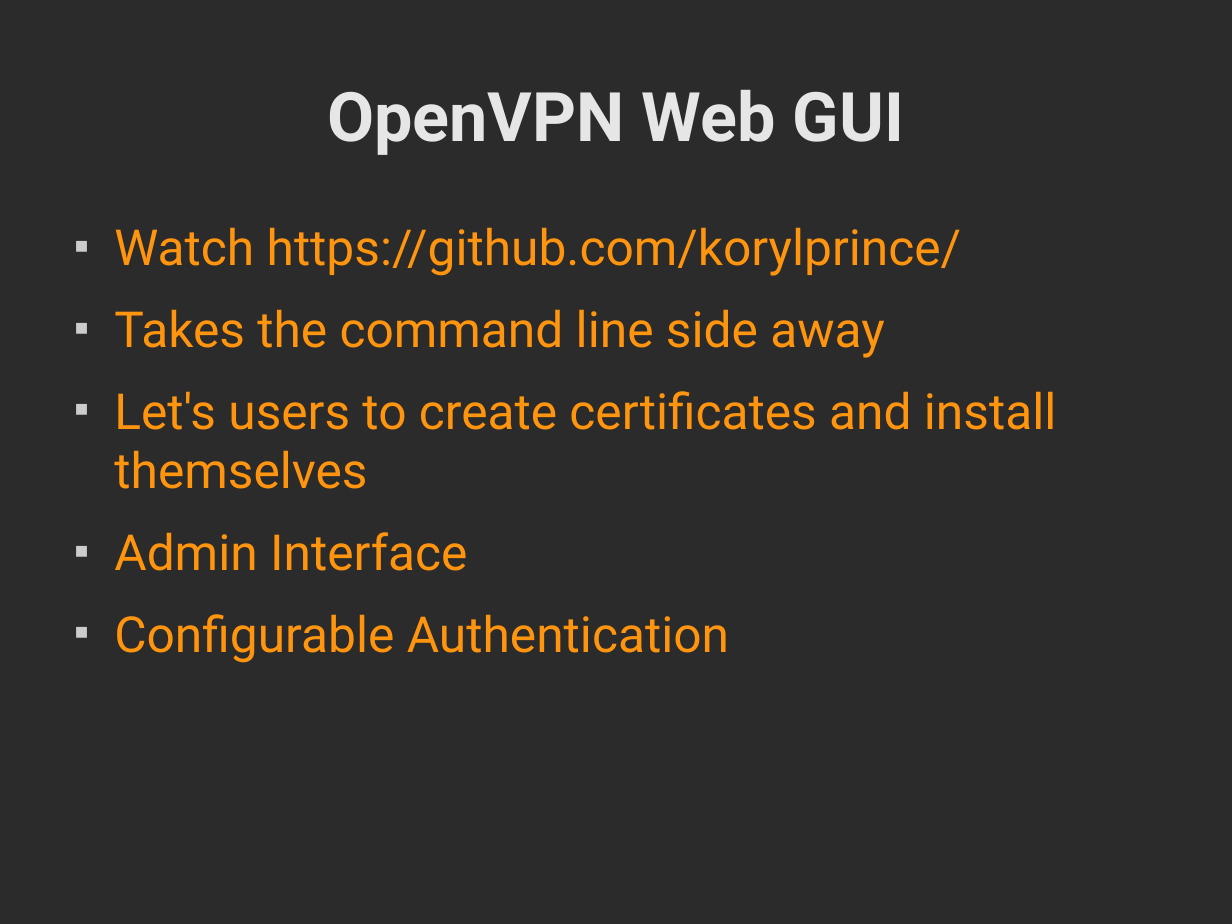
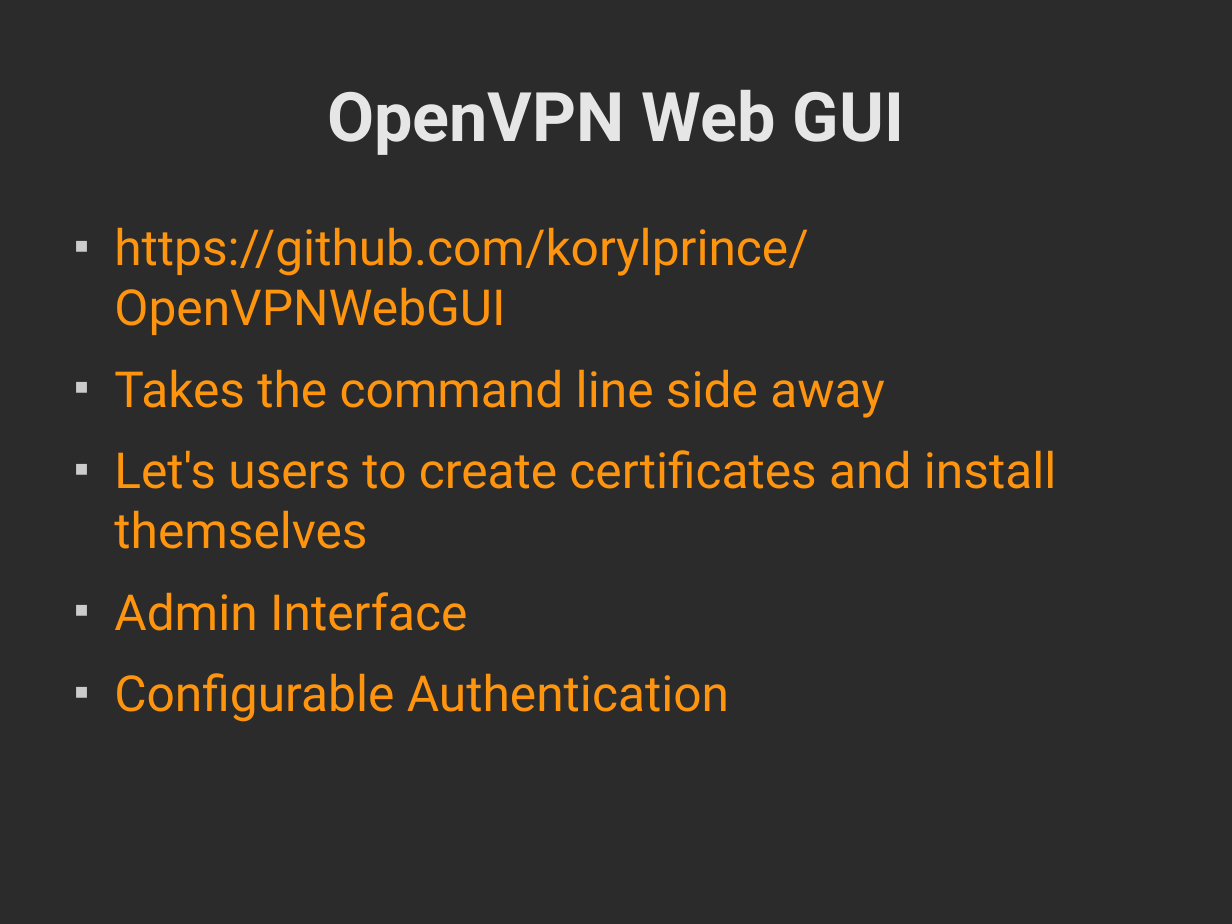
Before and after one commit to korylprince/korylprince.github.com, a slide deck: slide 14 of OSS.odp. Drawn at 1232x924 pixels with LibreOffice and Linux fonts; fonts in the diff are those of the drawing; background and template pictures are left out; a plain dark background stands for a picture behind light text. Boxes give left, top, right and bottom in pixels: in the first picture for what was removed or moved away, otherwise in the second. Text is boxed around its words. In the diff, an @@ line names an element or a change of style, - is before the commit and + after.

Commit message:
Added VPN info and updated presentation.

```diff
--- a/OSS.odp
+++ b/OSS.odp
@@ text at <box>114,227,808,335</box>: text changed @@
-■ Watch https://github.com/korylprince/
+■ https://github.com/korylprince/OpenVPNWebGUI
```
Also in this commit, not shown: 6 other files.
